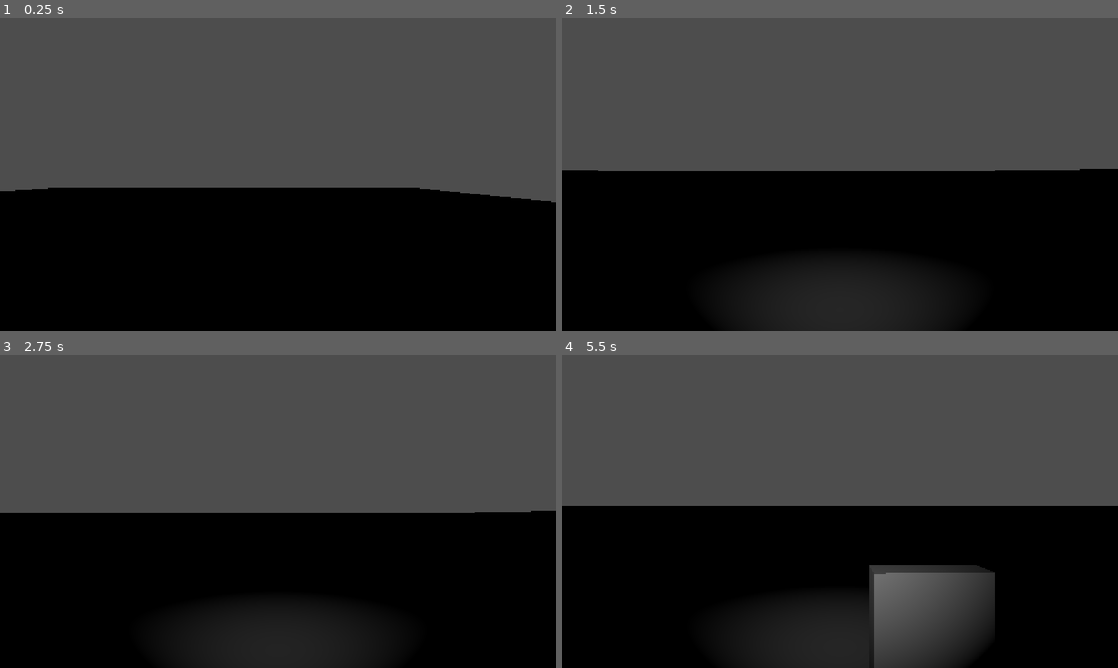
Above: before the commit, frames 1-4 (two rows, left to right).
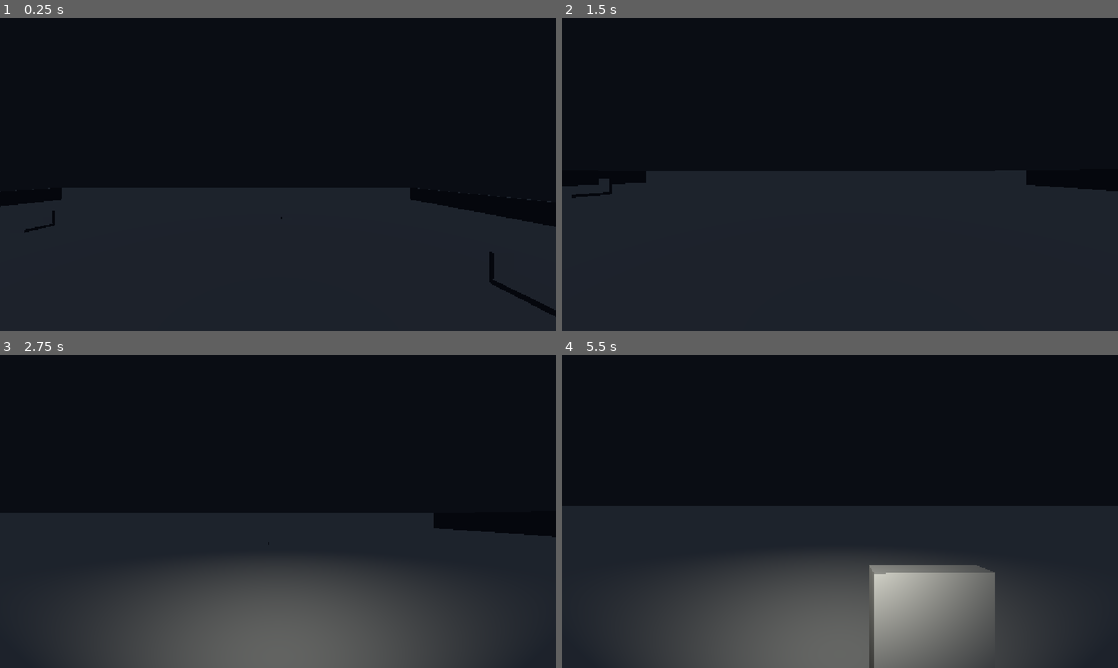
Above: after the commit, the same moments.

Repository: SolemnSintres/GD3D_Underground_Z
Game: Godot game, scene res://scenes/world.tscn
Same seed, same stepped clock (60 frames per second), same inputs: the game is played once before the commit and once after it.
Inputs (mouse positions are in pixels of both pictures, inside the frame that each line leads up to):
- Up to frame 1 (0.25 s): no input
- Up to frame 2 (1.5 s): move the mouse to (867, 174) at 0.52 s; hold W (move_forward) from 0.53 s (still down); tap F (flashlight, bound only after the commit) at 0.6, 1.35 s; move the mouse to (812, 174) at 1.27 s
- Up to frame 3 (2.75 s): keep holding W (move_forward); move the mouse to (289, 505) at 2.02 s; tap F (flashlight, bound only after the commit) at 2.1 s
- Up to frame 4 (5.5 s): keep holding W (move_forward); tap Enter at 2.75 s; move the mouse to (834, 517) at 2.77 s; tap F (flashlight, bound only after the commit) every 0.75 s from 2.85 to 5.1 s; move the mouse to (878, 514) at 3.52 s; move the mouse to (795, 508) at 4.27 s; move the mouse to (845, 511) at 5.02 s

The runs differ from the first frame. In frame 1, 98% of the frame differs, in the area x 0-100%, y 0-100%; in frame 2, 91%; in frame 3, 99%; in frame 4, 100%.

Commit message:
Environment Fix and Flashlight Adjust

Diff:
--- a/project.godot
+++ b/project.godot
@@ -49,7 +49,8 @@
 }
 flashlight={
 "deadzone": 0.2,
-"events": []
+"events": [Object(InputEventKey,"resource_local_to_scene":false,"resource_name":"","device":-1,"window_id":0,"alt_pressed":false,"shift_pressed":false,"ctrl_pressed":false,"meta_pressed":false,"pressed":false,"keycode":0,"physical_keycode":70,"key_label":0,"unicode":102,"location":0,"echo":false,"script":null)
+]
 }
 
 [physics]
--- a/scenes/player.tscn
+++ b/scenes/player.tscn
@@ -19,6 +19,11 @@
 [node name="Camera3D" type="Camera3D" parent="Head" unique_id=779425574]
 
 [node name="Flashlight" type="SpotLight3D" parent="Head" unique_id=1615316559]
+transform = Transform3D(1, 0, 0, 0, 1, 0, 0, 0, 1, 0, 0, -0.37725154)
+light_color = Color(1, 0.99607843, 0.9411765, 1)
+light_energy = 3.0
+spot_range = 10.0
+spot_angle = 60.0
 
 [node name="Sight" type="RayCast3D" parent="Head" unique_id=2013102355]
 target_position = Vector3(0, 0, -2.5)
--- a/scenes/world.tscn
+++ b/scenes/world.tscn
@@ -20,6 +20,24 @@
 
 [sub_resource type="BoxShape3D" id="BoxShape3D_4wyf3"]
 size = Vector3(60, 2, 0.3)
+
+[sub_resource type="ProceduralSkyMaterial" id="ProceduralSkyMaterial_k0juu"]
+sky_top_color = Color(0, 0.5871364, 0.99073297, 1)
+sky_horizon_color = Color(0.65883166, 0.8792658, 1, 1)
+sky_curve = 0.106066115
+sky_cover_modulate = Color(0, 0.6509289, 0.6555463, 1)
+ground_bottom_color = Color(0.4608764, 0.40146944, 0.33481383, 1)
+
+[sub_resource type="Sky" id="Sky_4wyf3"]
+sky_material = SubResource("ProceduralSkyMaterial_k0juu")
+
+[sub_resource type="Environment" id="Environment_rwgxs"]
+background_mode = 1
+background_color = Color(0.039215688, 0.050980393, 0.078431375, 1)
+sky = SubResource("Sky_4wyf3")
+ambient_light_source = 2
+ambient_light_color = Color(0.16470589, 0.1882353, 0.2509804, 1)
+ambient_light_energy = 0.3
 
 [node name="World" type="Node3D" unique_id=1595679244]
 
@@ -87,3 +105,11 @@
 [node name="Grave5" parent="." unique_id=928973947 instance=ExtResource("2_rwgxs")]
 transform = Transform3D(1, 0, 0, 0, 1, 0, 0, 0, 1, 8, 0, 9)
 names = "Caden"
+
+[node name="WorldEnvironment" type="WorldEnvironment" parent="." unique_id=292924521]
+environment = SubResource("Environment_rwgxs")
+
+[node name="DirectionalLight3D" type="DirectionalLight3D" parent="." unique_id=229442874]
+transform = Transform3D(1, 0, 0, 0, 0.70710677, 0.70710677, 0, -0.70710677, 0.70710677, 0, 30, 35)
+light_color = Color(0.6156863, 0.7058824, 0.8392157, 1)
+light_energy = 0.15
--- a/scripts/player.gd
+++ b/scripts/player.gd
@@ -4,11 +4,13 @@
 const speed = 4.0
 const mouse = 0.002
 
+@onready var headlight = $Head/Flashlight
 @onready var head =  $Head
 @onready var footsteps = $Footsteps
 
 func _ready():
 	Input.mouse_mode = Input.MOUSE_MODE_CAPTURED
+	headlight.visible = false
 
 func _physics_process(delta):
 	if not is_on_floor():
@@ -34,6 +36,8 @@
 		Input.mouse_mode = Input.MOUSE_MODE_VISIBLE
 	if event is InputEventMouseButton:
 		Input.mouse_mode = Input.MOUSE_MODE_CAPTURED
+	if Input.is_action_just_pressed("flashlight"):
+		headlight.visible = not headlight.visible
 
 func is_moving() -> bool:
 	var current_speed = Vector2(velocity.x,velocity.z).length()
